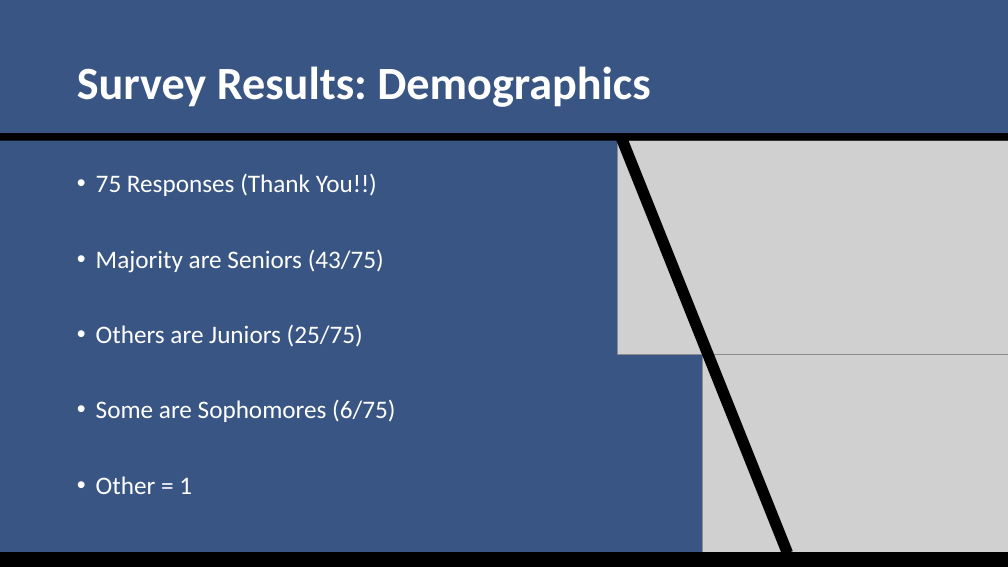
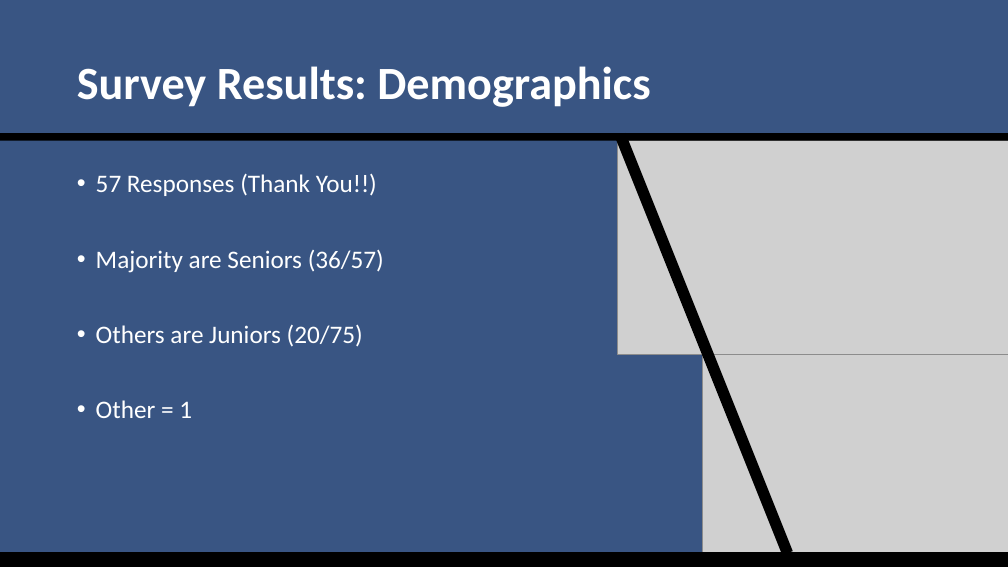
Before and after one commit to SuperMarioGiacomazzo/STOR538_WEBSITE, a slide deck: slide 3 of Slides/Sports Analytics 1/Sports_Analytics_1_Lecture.pptx. Drawn at 1008x567 pixels with LibreOffice and Linux fonts; fonts in the diff are those of the drawing; grey boxes stand for pictures. Boxes give left, top, right and bottom in pixels: in the first picture for what was removed or moved away, otherwise in the second. Text is boxed around its words. In the diff, an @@ line names an element or a change of style, - is before the commit and + after.

```diff
--- a/Slides/Sports Analytics 1/Sports_Analytics_1_Lecture.pptx
+++ b/Slides/Sports Analytics 1/Sports_Analytics_1_Lecture.pptx
@@ text at (x1=96, y1=173, x2=384, y2=347): text changed @@
-• 75 Responses (Thank You!!)
-• Majority are Seniors (43/75)
-• Others are Juniors (25/75)
-• Some are Sophomores (6/75)
+• 57 Responses (Thank You!!)
+• Majority are Seniors (36/57)
+• Others are Juniors (20/75)
```
Also in this commit, not shown: 6 other slides changed, 8 other files.
